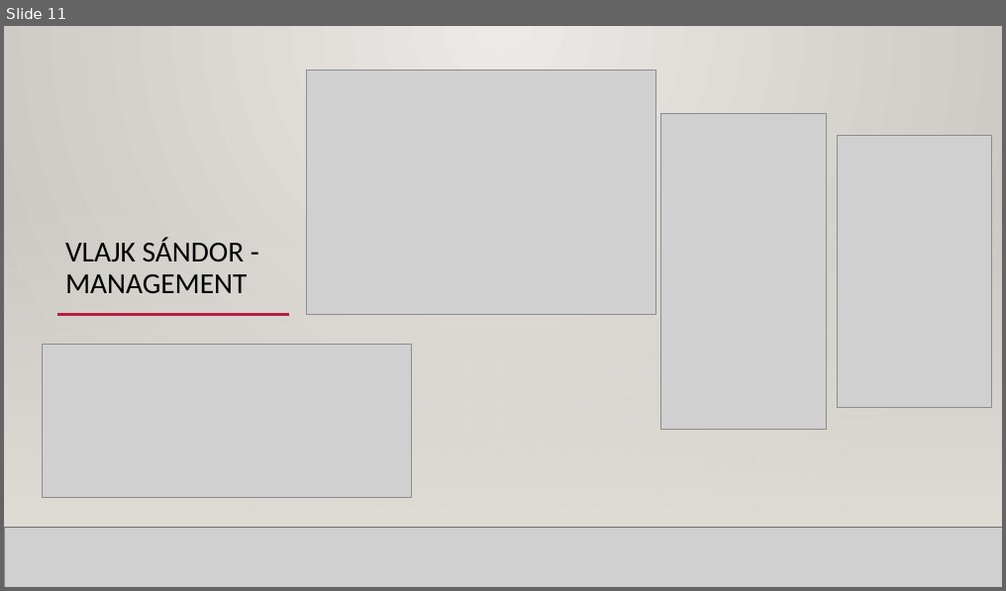
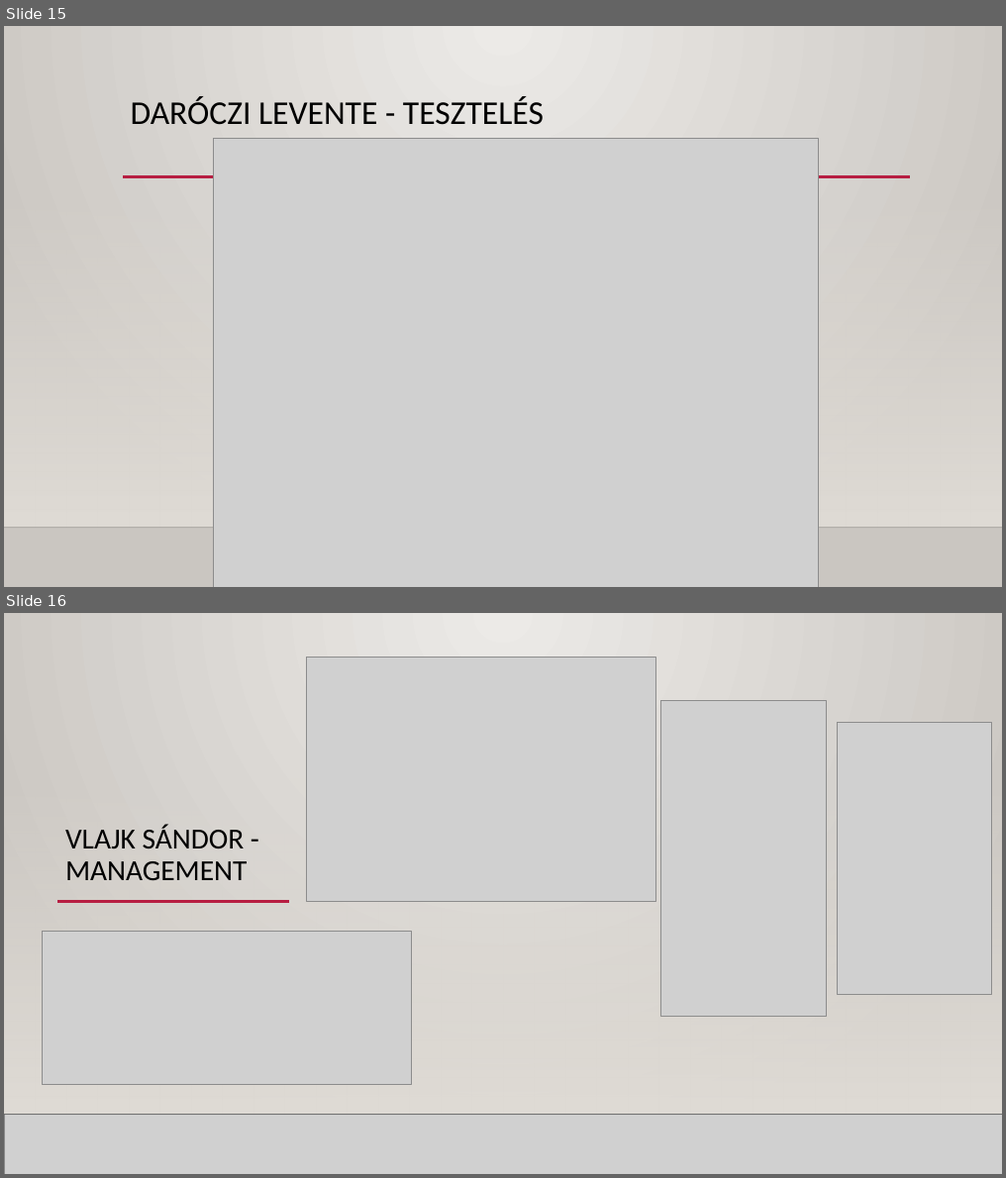
Before and after one commit to Dlevy004/kanban-webapp, a slide deck: Kanban webapp - Buborék együttes.pptx. Shown one above the other, each under a label of ours: slide 11 before the commit, slides 15 and 16 after it. The pictures are 1006x591 and 1006x1178 pixels, drawn with LibreOffice and Linux fonts; fonts in the diff are those of the drawing; grey boxes stand for pictures; background and template pictures are left out. Boxes give left, top, right and bottom in pixels: in the first picture for what was removed or moved away, otherwise in the second. Text is boxed around its words. In the diff, an @@ line names an element or a change of style, - is before the commit and + after.

```diff
--- a/Kanban webapp - Buborék együttes.pptx
+++ b/Kanban webapp - Buborék együttes.pptx
@@ slide 15 added at box(4, 26, 1002, 587), background gradient #ECEAE7 to #CAC7C1; not listed: 3 template elements that a slide beside it also shows @@
@@ title added at box(131, 96, 544, 125), 32 pt, text #000000 @@
+DARÓCZI LEVENTE - TESZTELÉS
@@ picture added at box(213, 138, 818, 587) @@
@@ what was slide 11 is now slide 16 @@
```
Also in this commit, not shown: 4 slides changed, 4 other slides added.
